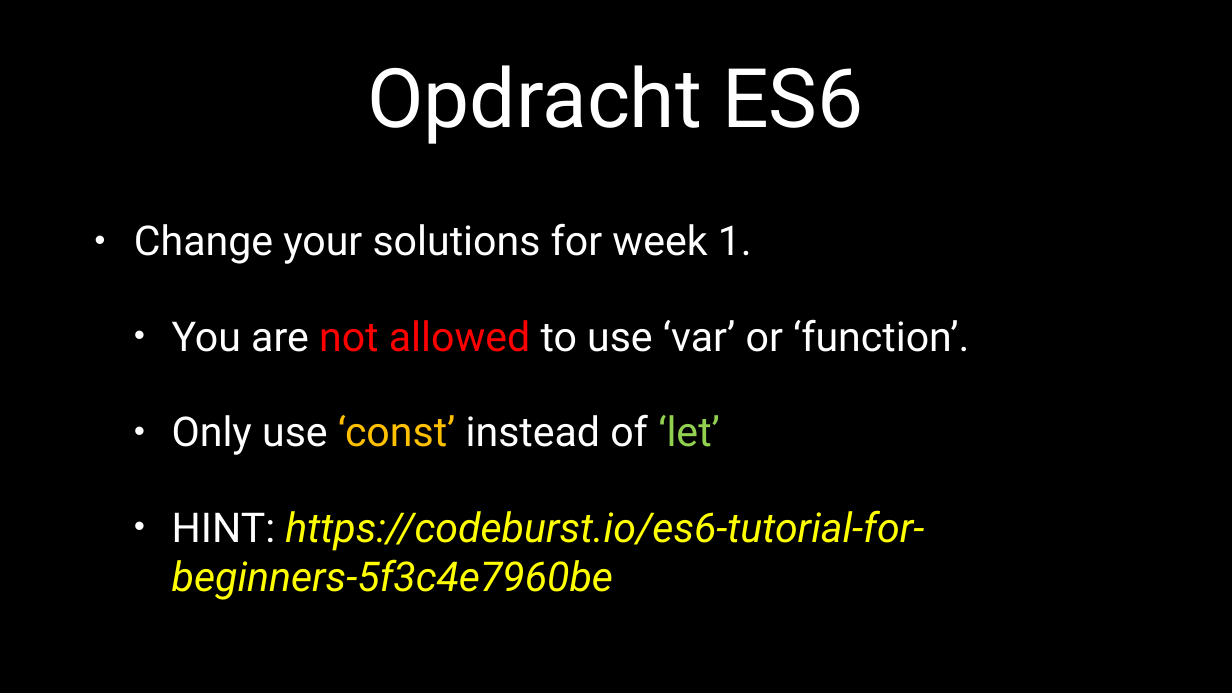
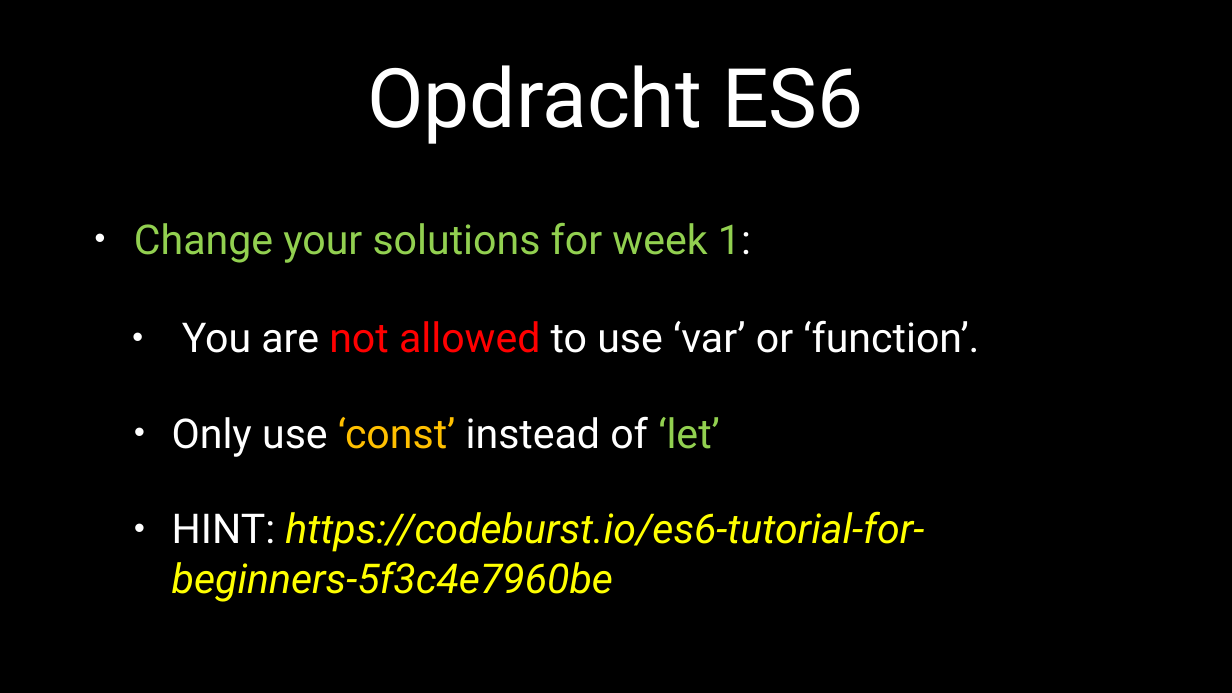
Before and after one commit to petereijgermans11/frontend-cursus, a slide deck: slide 35 of frontend-cursus/ 4 - ECMAScript 6 node-browser.pptx. Drawn at 1232x693 pixels with LibreOffice and Linux fonts; fonts in the diff are those of the drawing. Boxes give left, top, right and bottom in pixels: in the first picture for what was removed or moved away, otherwise in the second. Text is boxed around its words. In the diff, an @@ line names an element or a change of style, - is before the commit and + after.

```diff
--- a/frontend-cursus/ 4 - ECMAScript 6 node-browser.pptx
+++ b/frontend-cursus/ 4 - ECMAScript 6 node-browser.pptx
@@ text at (x1=134, y1=222, x2=751, y2=263): text changed; text colour #FFFFFF to #92D050 @@
-• Change your solutions for week 1.
+• Change your solutions for week 1:
@@ text at (x1=182, y1=320, x2=979, y2=353): indent changed; less space between paragraphs @@
```
Also in this commit, not shown: 1 other slide changed, 1 other file.
